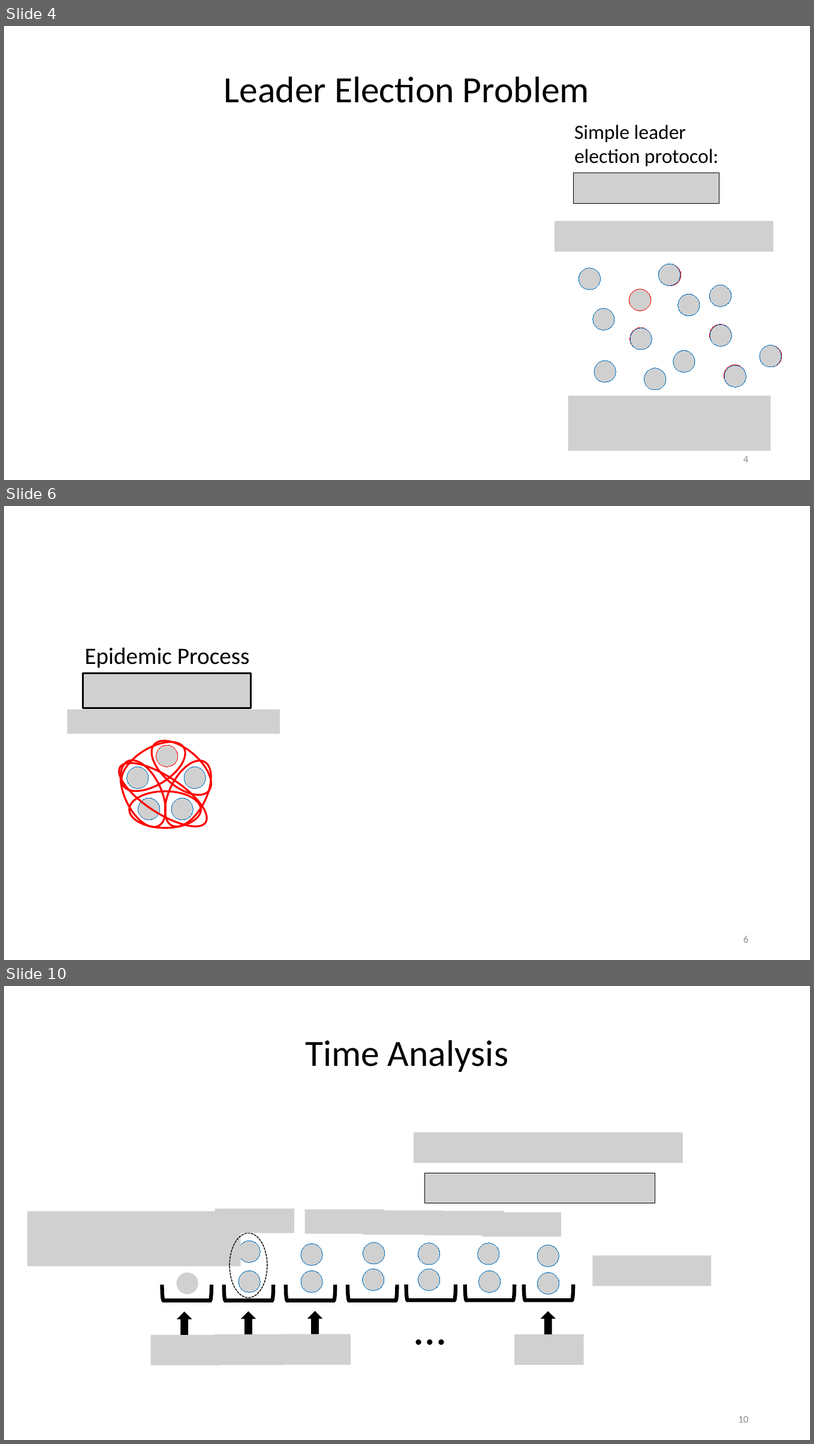
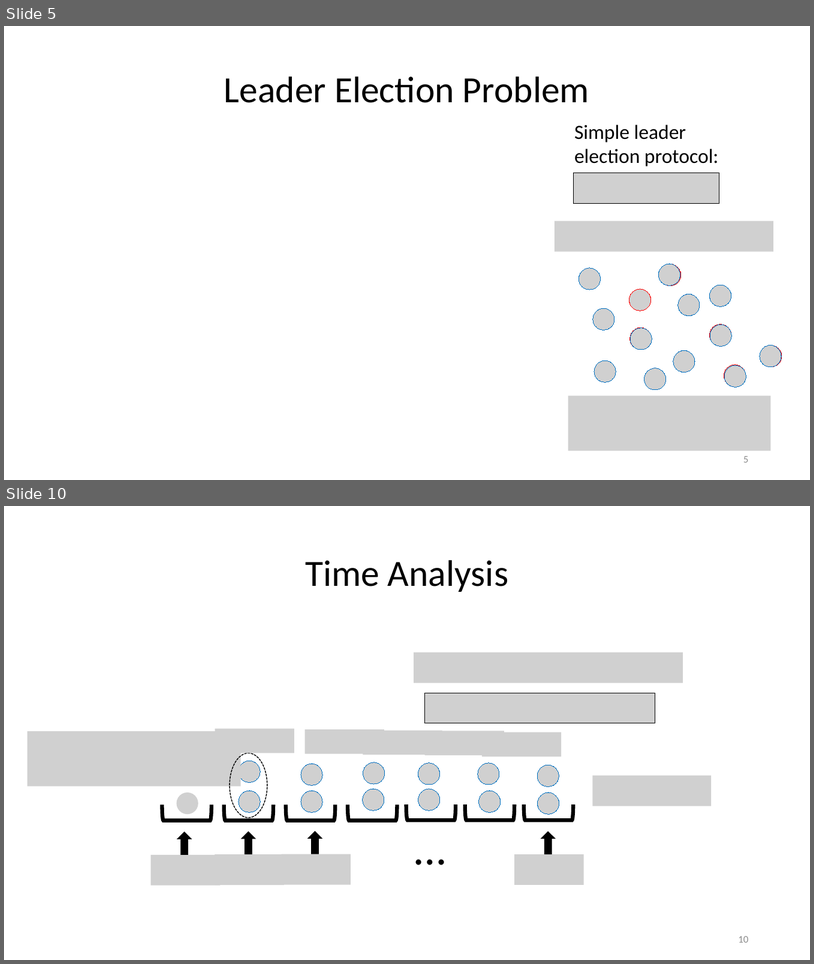
Before and after one commit to EricESeverson/academic-website, a slide deck: static/media/efficient_ssle_talk.pptx. Shown one above the other, each under a label of ours: slides 4, 6 and 10 before the commit, slides 5 and 10 after it; the slides between them are not shown. The pictures are 814x1444 and 814x964 pixels, drawn with LibreOffice and Linux fonts; fonts in the diff are those of the drawing; grey boxes stand for pictures. Boxes give left, top, right and bottom in pixels: in the first picture for what was removed or moved away, otherwise in the second. Text is boxed around its words. In the diff, an @@ line names an element or a change of style, - is before the commit and + after.

```diff
--- a/static/media/efficient_ssle_talk.pptx
+++ b/static/media/efficient_ssle_talk.pptx
@@ slide 6 removed at (4, 506, 810, 960), background #FFFFFF @@
@@ text removed at (85, 647, 250, 668) @@
-Epidemic Process
@@ picture removed at (83, 673, 251, 708) @@
@@ picture removed at (68, 709, 281, 733) @@
@@ ellipse removed at (113, 732, 194, 801) @@
@@ ellipse removed at (142, 730, 221, 805) @@
@@ ellipse removed at (110, 751, 216, 838) @@
@@ ellipse removed at (111, 753, 176, 834) @@
@@ ellipse removed at (155, 753, 221, 834) @@
@@ picture removed at (156, 745, 178, 767) @@
@@ picture removed at (127, 767, 149, 789) @@
@@ picture removed at (184, 767, 206, 789) @@
@@ ellipse removed at (129, 791, 201, 828) @@
@@ picture removed at (138, 798, 160, 820) @@
@@ picture removed at (171, 798, 194, 820) @@
@@ page number removed at (744, 936, 749, 942) @@
-6
@@ what was slide 4 is now slide 5 @@
@@ page number at (744, 456, 749, 462): text changed @@
-4
+5
```
Also in this commit, not shown: 9 slides changed, 14 slides added, 17 other slides removed, 7 other files.
